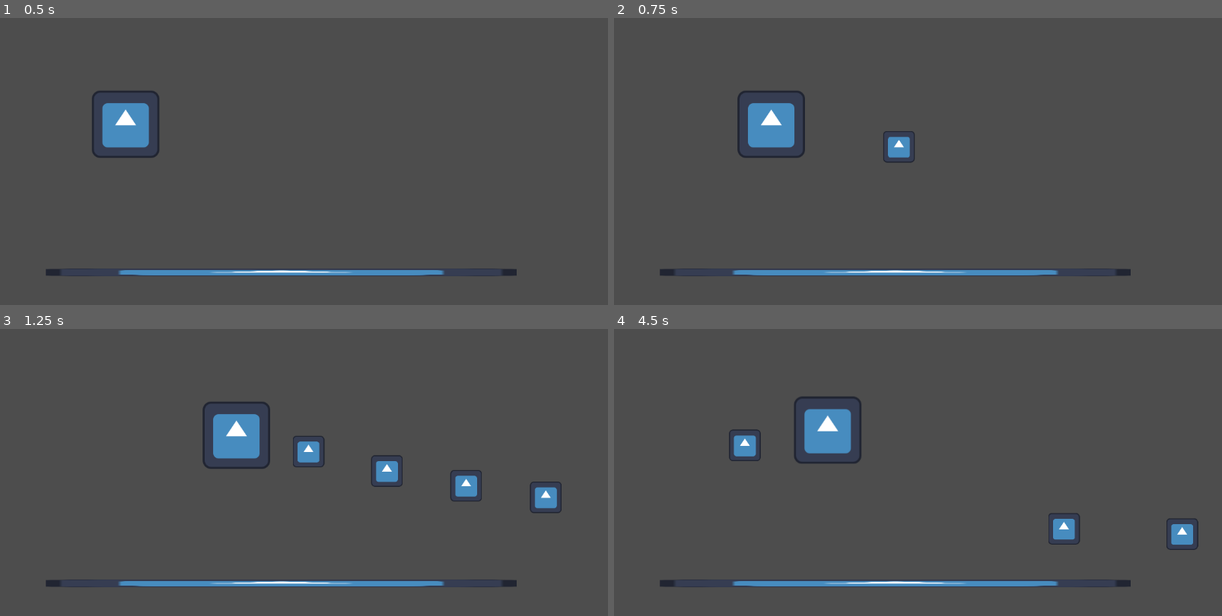
Above: before the commit, frames 1-4 (two rows, left to right).
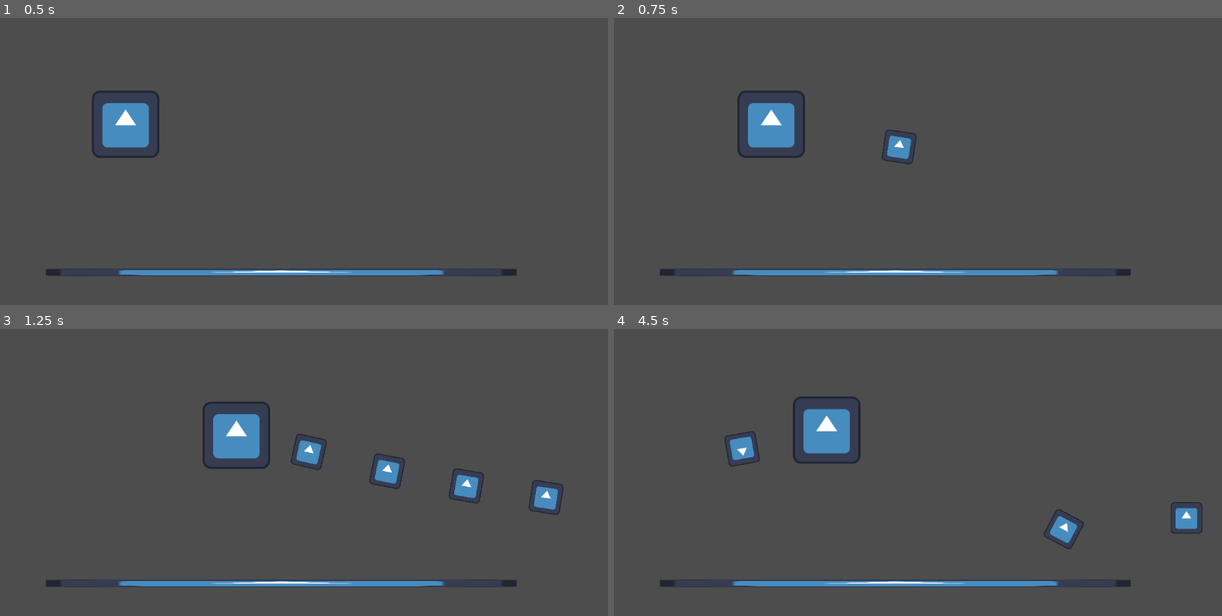
Above: after the commit, the same moments.

Repository: joseph-tighe/ricochet
Game: Godot game, scene res://node_2d.tscn
Same seed, same stepped clock (60 frames per second), same inputs: the game is played once before the commit and once after it. The engine's default icon, where the game draws it, is replaced by a stand-in: a white triangle on a blue panel in a dark square.
Inputs (mouse positions are in pixels of both pictures, inside the frame that each line leads up to):
- Up to frame 1 (0.5 s): no input
- Up to frame 2 (0.75 s): tap Enter at 0.5 s; move the mouse to (1051, 170) at 0.52 s; hold D from 0.53 s (still down); hold Space (shoot) from 0.53 s (still down)
- Up to frame 3 (1.25 s): keep holding D; keep holding Space (shoot)
- Up to frame 4 (4.5 s): move the mouse to (796, 515) at 1.27 s; release D at 1.28 s; release Space (shoot) at 1.28 s; hold S 1.28-2.03 s; tap Space (shoot) at 1.35, 2.85, 4.35 s; move the mouse to (978, 423) at 2.02 s; hold D 2.03-2.78 s; hold Space (shoot) 2.03-2.78 s; move the mouse to (887, 567) at 2.77 s; hold W 2.78-3.53 s; move the mouse to (1100, 549) at 3.52 s; hold Space (shoot) 3.53-4.28 s; hold A from 3.53 s (still down); move the mouse to (735, 449) at 4.27 s

Frame 1 is identical in both runs. In frame 2, 0.1% of the frame differs, in the area x 44-50%, y 38-52%; in frame 3, 0.6%; in frame 4, 1.3%, in the area x 18-97%, y 24-77%.

Commit message:
bullets rotate

Diff:
--- a/character_body_2d.gd
+++ b/character_body_2d.gd
@@ -36,5 +36,6 @@
 	get_tree().current_scene.add_child(bullet)
 	bullet.get_child(0).direction = (get_global_mouse_position()-$Marker2D.global_position).normalized()
 	bullet.global_transform = $Marker2D.global_transform
+	bullet.get_child(0).rotateTowards()
 	bullet.global_position = $Marker2D.global_position \
 		+ 120.0 * (get_global_mouse_position() - $Marker2D.global_position).normalized()
--- a/test.gd
+++ b/test.gd
@@ -9,11 +9,13 @@
 	var collision = move_and_collide(direction * speed * delta)
 	if collision:
 		var collider = collision.get_collider()
-
 		if collider.is_in_group("player"):
 			collider.health -= damage
 			queue_free()
 		elif collider.is_in_group("enemy"):
 			print("Hit enemy")
 		direction = direction.bounce(collision.get_normal()).normalized()
+		rotateTowards()
 		damage *= 2
+func rotateTowards() -> void:
+	rotate(atan2(direction.y, direction.x));
Not shown: 1 places in bullet.tscn that only renumber resources
Not shown: 1 places in node_2d.tscn that only renumber resources
